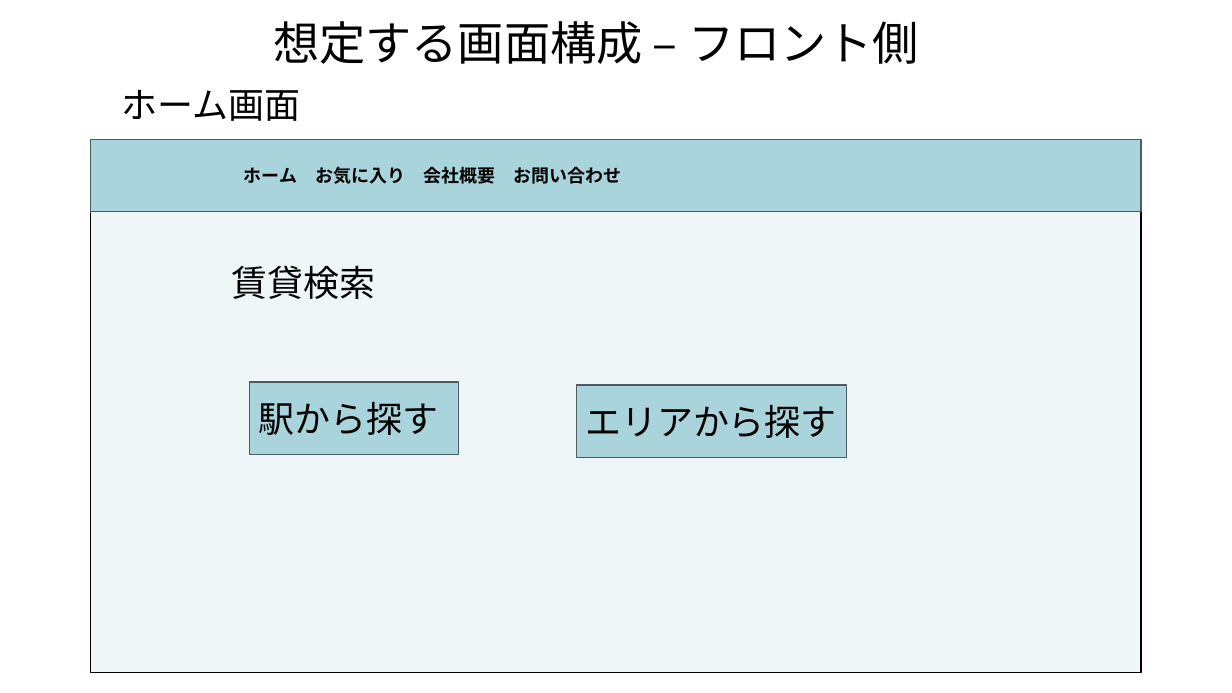
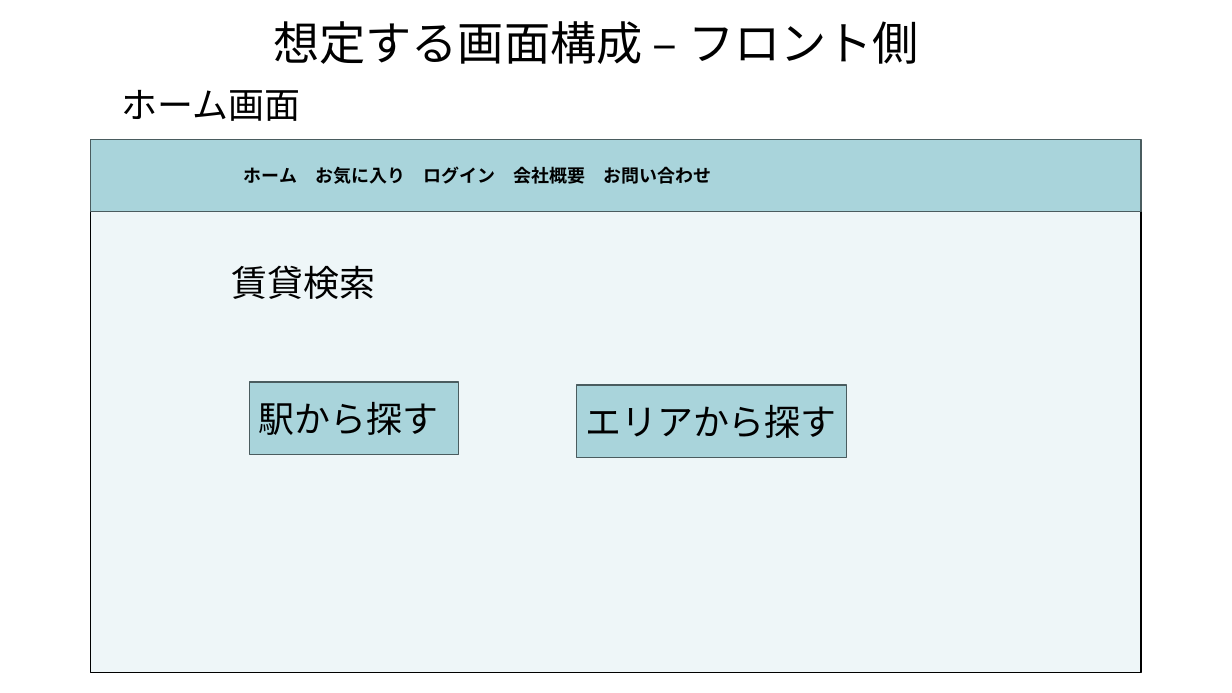
Before and after one commit to akikun918/apart, a slide deck: slide 8 of 要件定義書.pptx. Drawn at 1232x693 pixels with LibreOffice and Linux fonts; fonts in the diff are those of the drawing. Boxes give left, top, right and bottom in pixels: in the first picture for what was removed or moved away, otherwise in the second. Text is boxed around its words. In the diff, an @@ line names an element or a change of style, - is before the commit and + after.

```diff
--- a/要件定義書.pptx
+++ b/要件定義書.pptx
@@ text in rectangle at (244, 166, 711, 184): text changed @@
-ホーム お気に入り 会社概要 お問い合わせ
+ホーム お気に入り ログイン 会社概要 お問い合わせ
```
Also in this commit, not shown: 6 other slides changed, 2 slides added.
